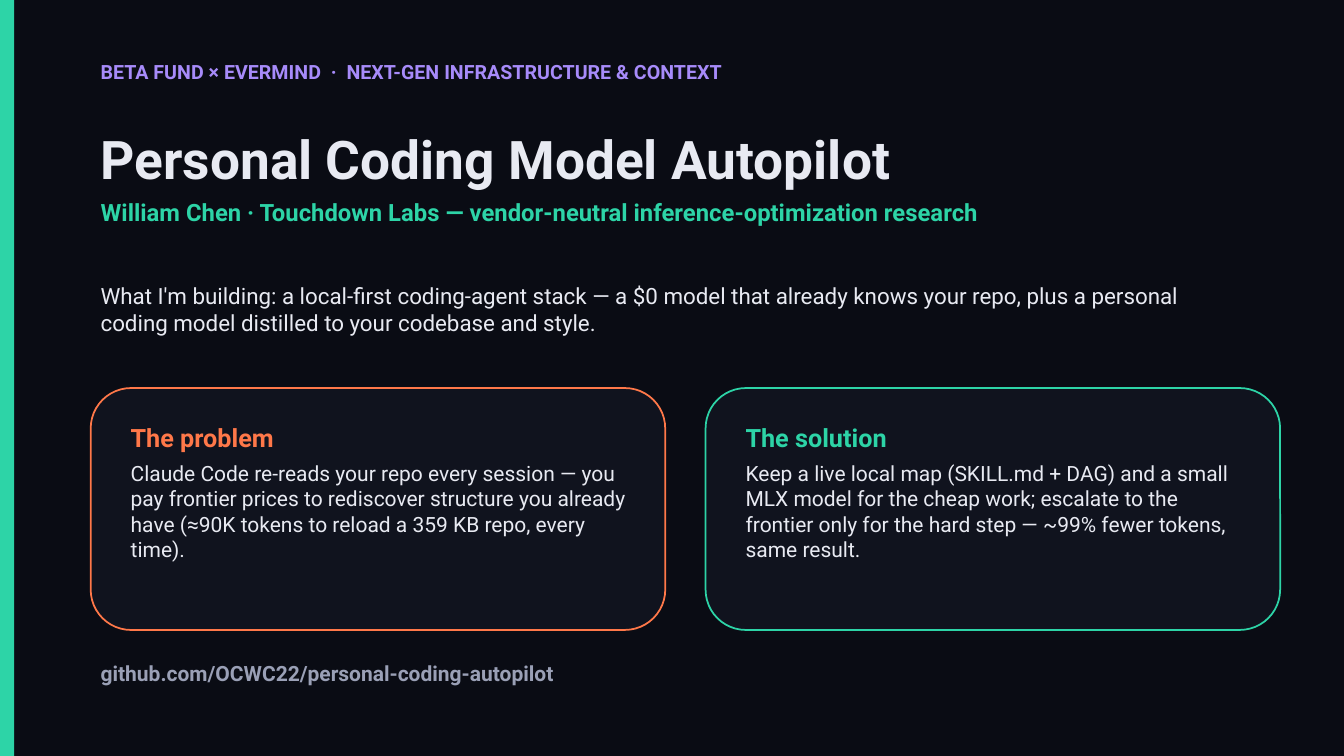
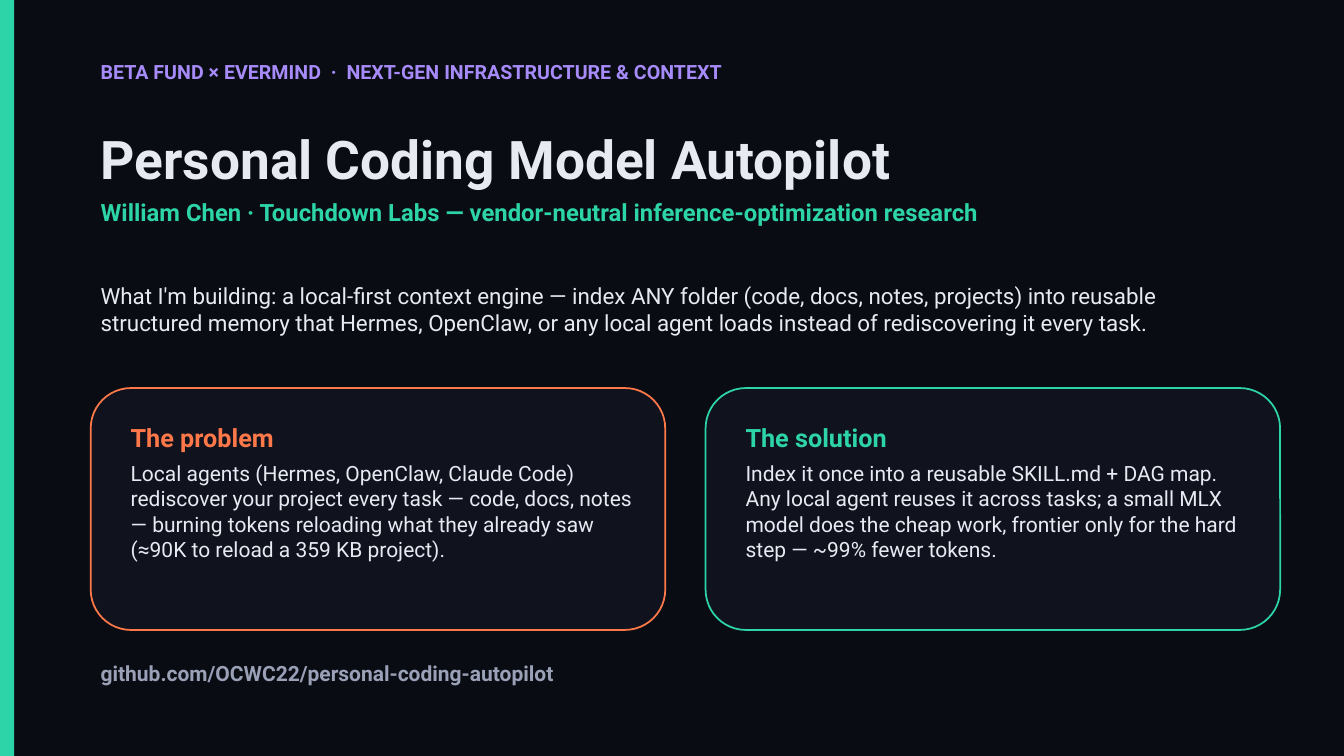
Before and after one commit to OCWC22/context-autopilot, a slide deck: slide 1 of demo/autopilot-slides.pptx. Drawn at 1344x756 pixels with LibreOffice and Linux fonts; fonts in the diff are those of the drawing. Boxes give left, top, right and bottom in pixels: in the first picture for what was removed or moved away, otherwise in the second. Text is boxed around its words. In the diff, an @@ line names an element or a change of style, - is before the commit and + after.

```diff
--- a/demo/autopilot-slides.pptx
+++ b/demo/autopilot-slides.pptx
@@ text at box(101, 286, 1156, 336): text changed @@
-What I'm building: a local-first coding-agent stack — a $0 model that already knows your repo, plus a personal coding model distilled to your codebase and style.
+What I'm building: a local-first context engine — index ANY folder (code, docs, notes, projects) into reusable structured memory that Hermes, OpenClaw, or any local agent loads instead of rediscovering it every task.
@@ text in rounded rectangle at box(131, 464, 631, 562): text changed @@
-Claude Code re-reads your repo every session — you pay frontier prices to rediscover structure you already have (≈90K tokens to reload a 359 KB repo, every time).
+Local agents (Hermes, OpenClaw, Claude Code) rediscover your project every task — code, docs, notes — burning tokens reloading what they already saw (≈90K to reload a 359 KB project).
@@ text in rounded rectangle at box(746, 465, 1237, 562): text changed @@
-Keep a live local map (SKILL.md + DAG) and a small MLX model for the cheap work; escalate to the frontier only for the hard step — ~99% fewer tokens, same result.
+Index it once into a reusable SKILL.md + DAG map. Any local agent reuses it across tasks; a small MLX model does the cheap work, frontier only for the hard step — ~99% fewer tokens.
```
Also in this commit, not shown: 1 slide added, 1 slide removed, 4 other files.
